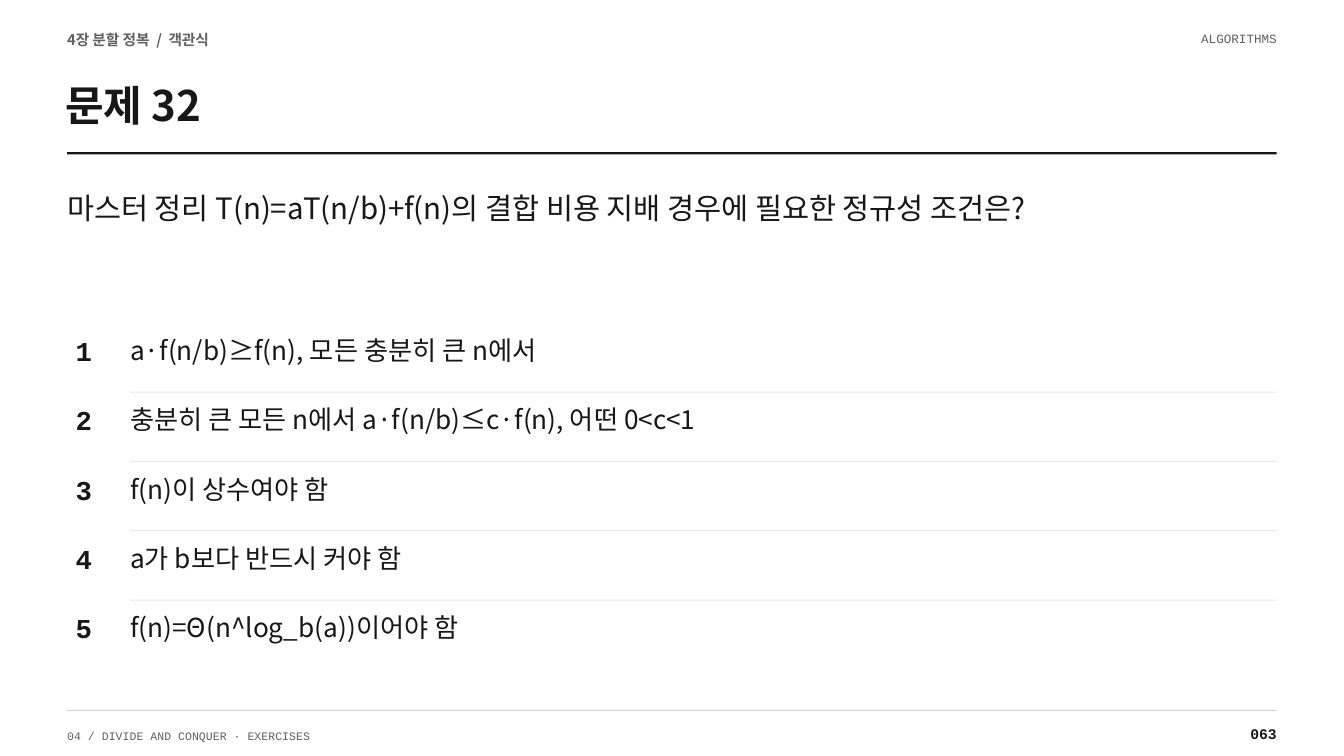
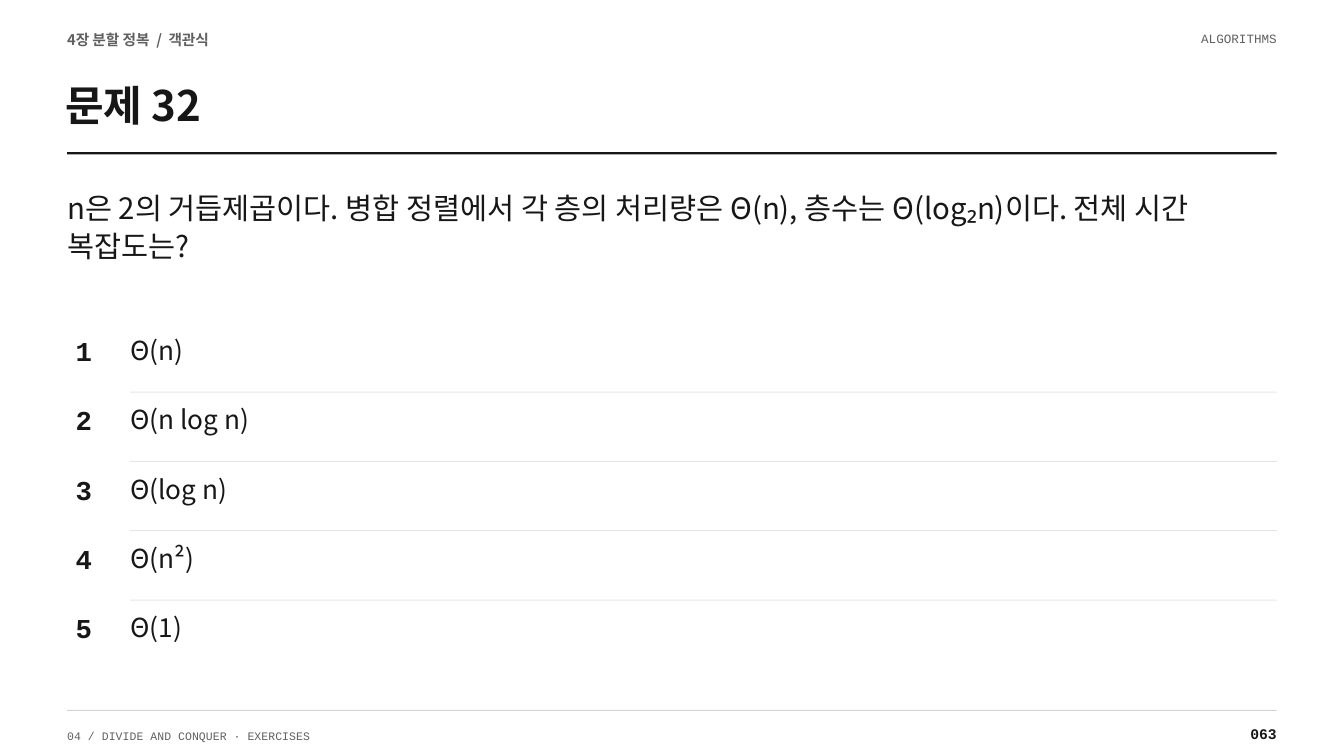
Before and after one commit to Sangdon-Park/Sangdon-Park.github.io, a slide deck: slide 63 of data/알고리즘/4장_연습문제_100문항_수업용.pptx. Drawn at 1344x756 pixels with LibreOffice and Linux fonts; fonts in the diff are those of the drawing. Boxes give left, top, right and bottom in pixels: in the first picture for what was removed or moved away, otherwise in the second. Text is boxed around its words. In the diff, an @@ line names an element or a change of style, - is before the commit and + after.

```diff
--- a/data/알고리즘/4장_연습문제_100문항_수업용.pptx
+++ b/data/알고리즘/4장_연습문제_100문항_수업용.pptx
@@ text at [67, 194, 1189, 260]: text changed @@
-마스터 정리 T(n)=aT(n/b)+f(n)의 결합 비용 지배 경우에 필요한 정규성 조건은?
+n은 2의 거듭제곱이다. 병합 정렬에서 각 층의 처리량은 Θ(n), 층수는 Θ(log₂n)이다. 전체 시간 복잡도는?
@@ text at [130, 338, 183, 365]: text changed @@
-a·f(n/b)≥f(n), 모든 충분히 큰 n에서
+Θ(n)
@@ text at [130, 407, 249, 436]: text changed @@
-충분히 큰 모든 n에서 a·f(n/b)≤c·f(n), 어떤 0<c<1
+Θ(n log n)
@@ text at [130, 477, 227, 506]: text changed @@
-f(n)이 상수여야 함
+Θ(log n)
@@ text at [130, 544, 194, 573]: text changed @@
-a가 b보다 반드시 커야 함
+Θ(n²)
@@ text at [130, 615, 182, 642]: text changed @@
-f(n)=Θ(n^log_b(a))이어야 함
+Θ(1)
```
Also in this commit, not shown: 17 other slides changed, 1 slide added, 1 slide removed, 11 other files.
